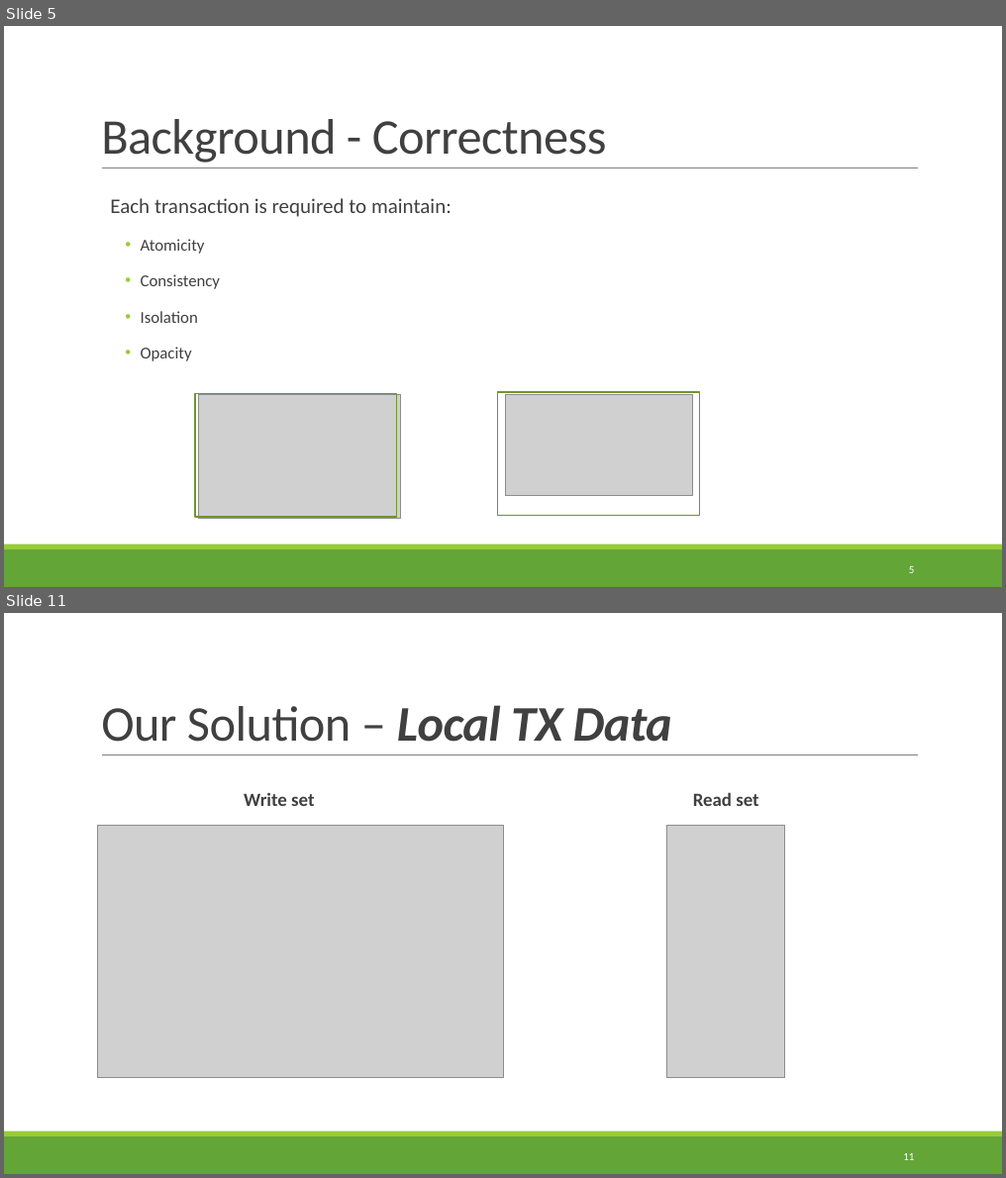
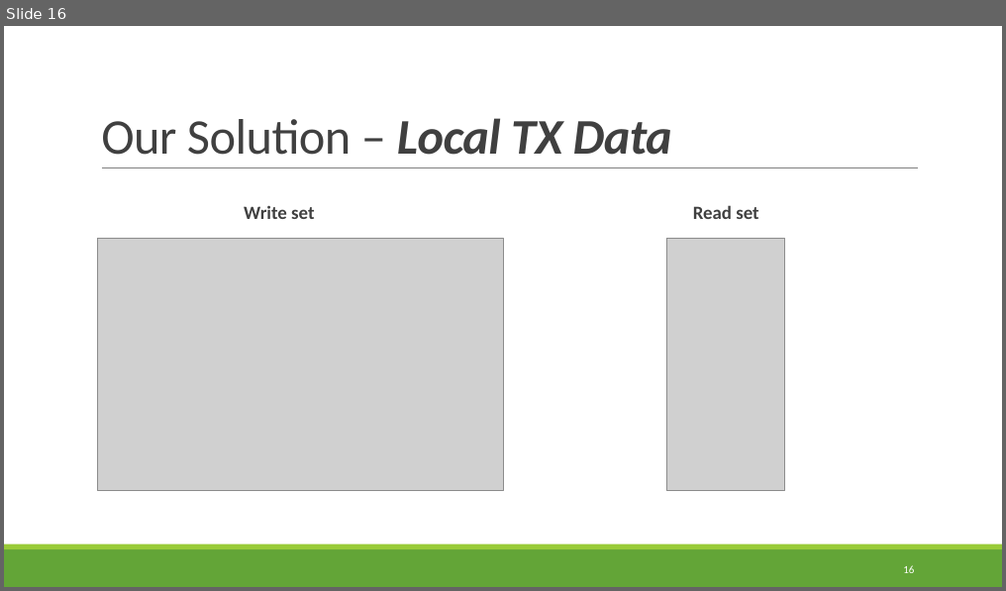
Before and after one commit to itssapir/TXHashMap, a slide deck: Docs/Presentation_final.pptx. Shown one above the other, each under a label of ours: slides 5 and 11 before the commit, slide 16 after it; the slides between them are not shown. The pictures are 1006x1178 and 1006x591 pixels, drawn with LibreOffice and Linux fonts; fonts in the diff are those of the drawing; grey boxes stand for pictures. Boxes give left, top, right and bottom in pixels: in the first picture for what was removed or moved away, otherwise in the second. Text is boxed around its words. In the diff, an @@ line names an element or a change of style, - is before the commit and + after.

```diff
--- a/Docs/Presentation_final.pptx
+++ b/Docs/Presentation_final.pptx
@@ slide 5 removed at [4,26,1002,587], background #FFFFFF; not listed: 3 template elements that a slide beside it also shows @@
@@ title removed at [101,119,607,163] @@
-Background - Correctness
@@ text removed at [110,198,451,362] @@
-  Each transaction is required to maintain:
-    • Atomicity
-    • Consistency
-    • Isolation
-    • Opacity
@@ rectangle removed at [195,393,397,517] @@
@@ picture removed at [199,395,401,519] @@
@@ rectangle removed at [498,392,700,516] @@
@@ picture removed at [506,395,692,496] @@
@@ page number removed at [909,567,915,573] @@
-5
@@ what was slide 11 is now slide 16 @@
@@ page number at [903,566,914,573]: text changed @@
-11
+16
```
Also in this commit, not shown: 16 slides changed, 39 slides added, 3 other slides removed, 6 other files.
